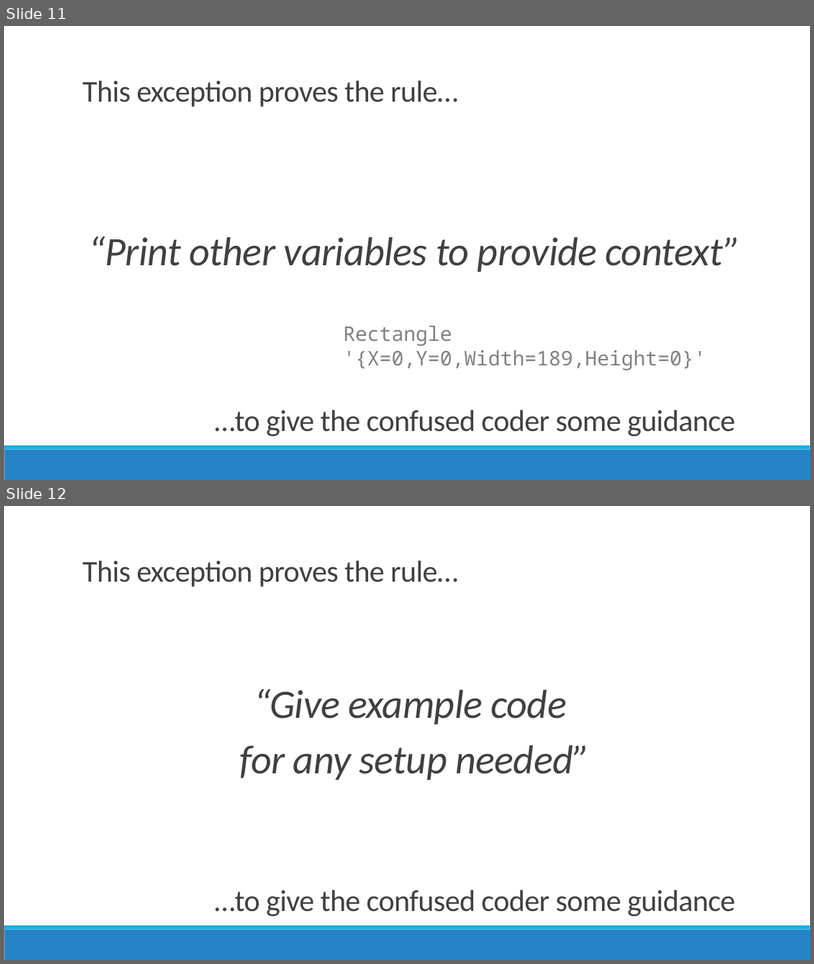
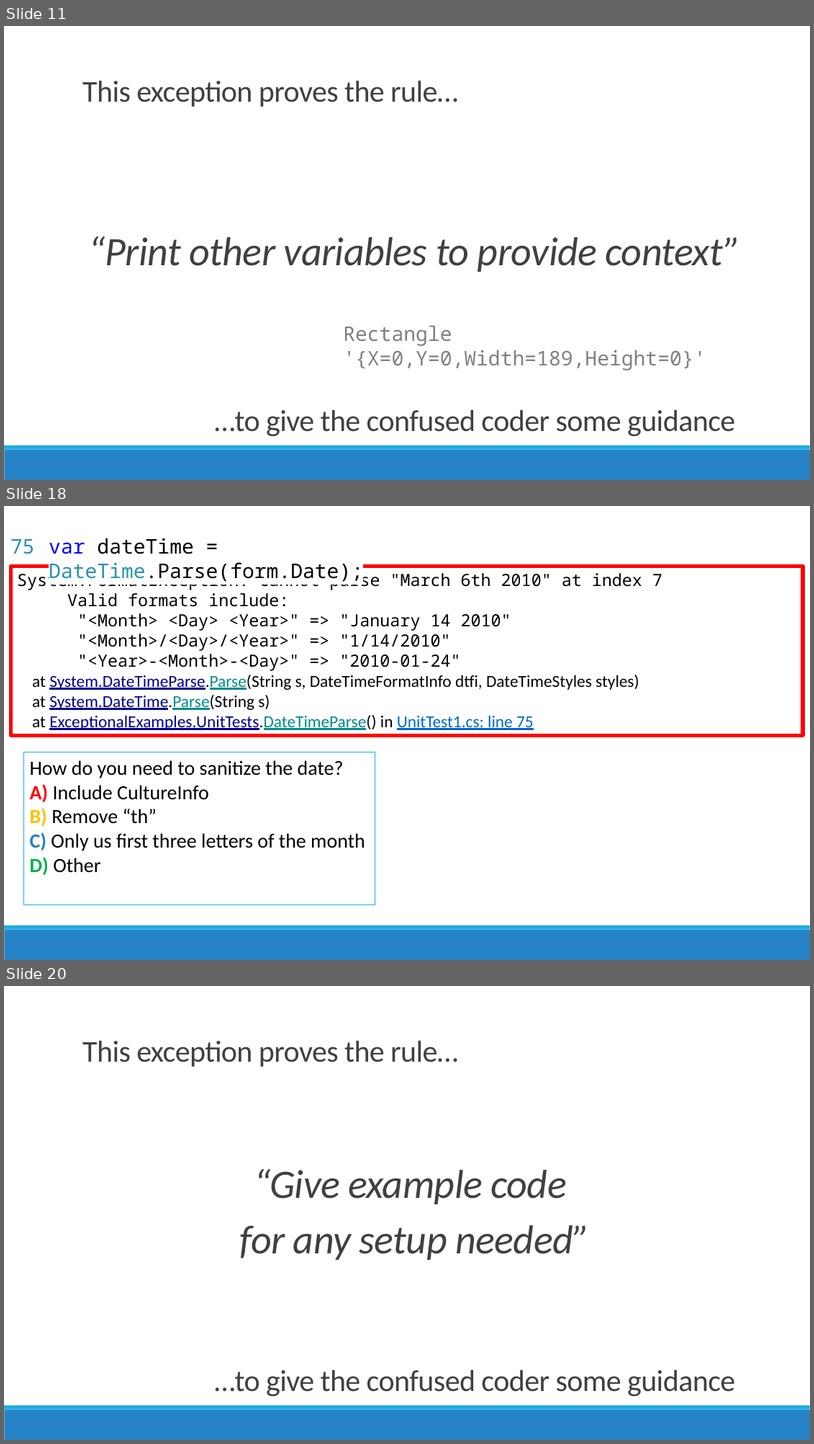
Before and after one commit to jamesrcounts/ExceptionalTalk, a slide deck: Talk.pptx. Shown one above the other, each under a label of ours: slides 11 and 12 before the commit, slides 11, 18 and 20 after it; the slides between them are not shown. The pictures are 814x964 and 814x1444 pixels, drawn with LibreOffice and Linux fonts; fonts in the diff are those of the drawing. Boxes give left, top, right and bottom in pixels: in the first picture for what was removed or moved away, otherwise in the second. Text is boxed around its words. In the diff, an @@ line names an element or a change of style, - is before the commit and + after.

Commit message:
2 more exceptions

```diff
--- a/Talk.pptx
+++ b/Talk.pptx
@@ slide 18 added at (x1=4, y1=506, x2=810, y2=960), background #FFFFFF; not listed: 2 template elements that a slide beside it also shows @@
@@ text added at (x1=10, y1=539, x2=35, y2=554), 24 pt, text #2B91AF @@
+75
@@ text added at (x1=49, y1=538, x2=363, y2=582), 24 pt, text #000000 @@
+var dateTime = DateTime.Parse(form.Date);
@@ rectangle added at (x1=11, y1=566, x2=804, y2=735), outline #FF0000 4.5 pt, 20 pt, text #000000 @@
+System.FormatException: Cannot parse "March 6th 2010" at index 7
+Valid formats include:
+"<Month> <Day> <Year>" => "January 14 2010"
+"<Month>/<Day>/<Year>" => "1/14/2010"
+"<Year>-<Month>-<Day>" => "2010-01-24"
+at System.DateTimeParse.Parse(String s, DateTimeFormatInfo dtfi, DateTimeStyles styles)
+at System.DateTime.Parse(String s)
+at ExceptionalExamples.UnitTests.DateTimeParse() in UnitTest1.cs: line 75
@@ rectangle added at (x1=23, y1=752, x2=376, y2=905), outline #1CADE4 0.75 pt, 24 pt, text #000000 @@
+How do you need to sanitize the date?
+A) Include CultureInfo
+B) Remove “th”
+C) Only us first three letters of the month
+D) Other
@@ what was slide 12 is now slide 20 @@
```
Also in this commit, not shown: 1 slide changed, 7 other slides added, 11 other files.
